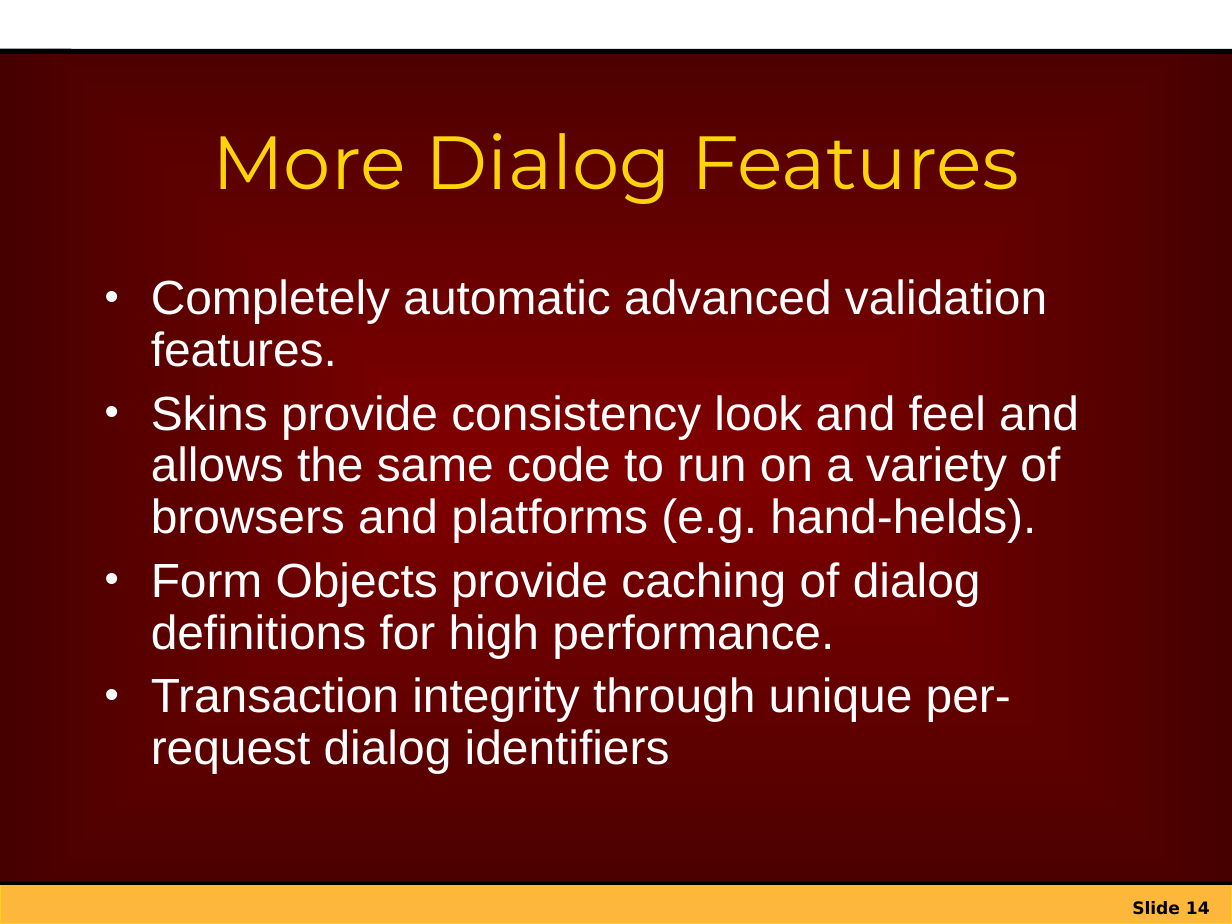
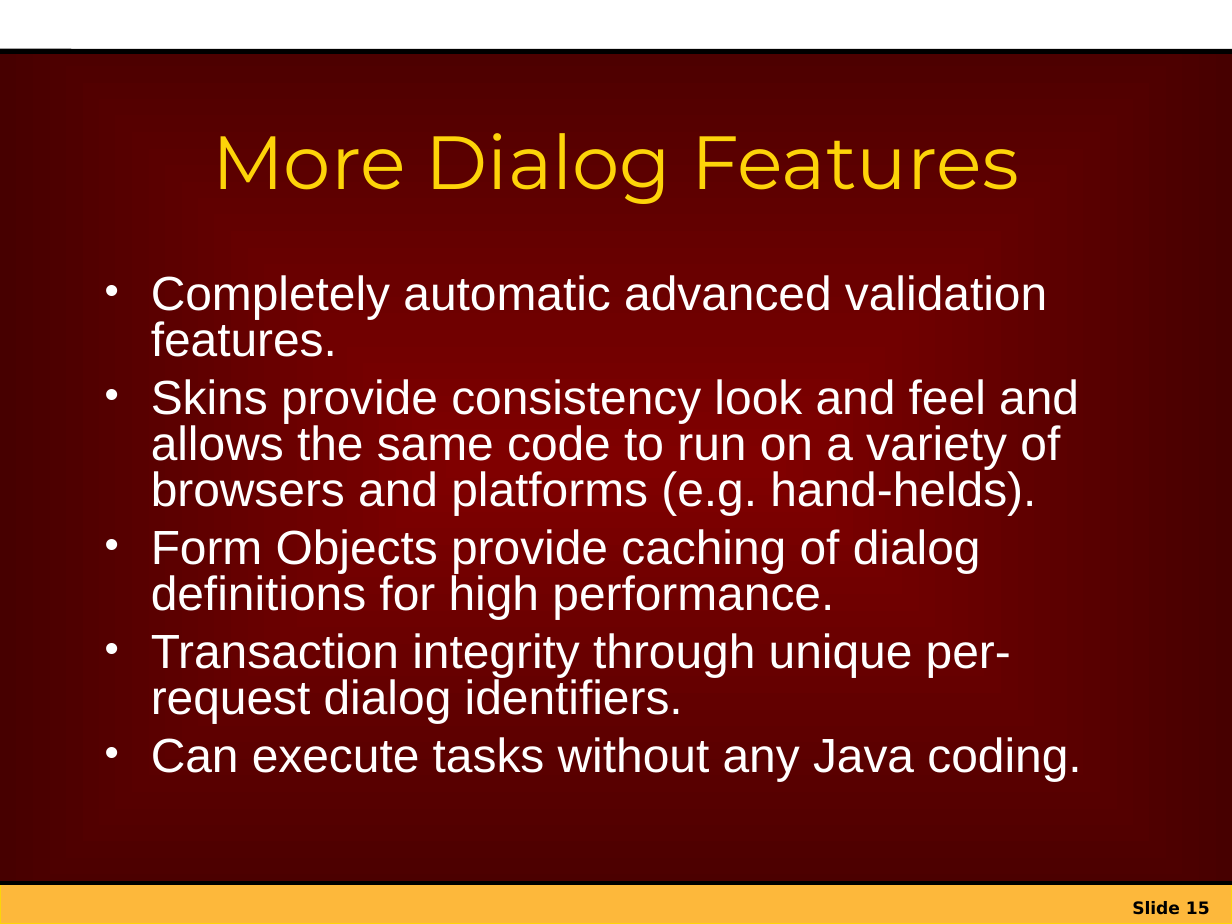
Before and after one commit to netspective/sparx-2001, a slide deck: slide 15 of Framework/web-shared/docs/project/Introduction_to_Sparx.ppt (slide 14 before the commit). Drawn at 1232x924 pixels with LibreOffice and Linux fonts; fonts in the diff are those of the drawing; background and template pictures are left out. Boxes give left, top, right and bottom in pixels: in the first picture for what was removed or moved away, otherwise in the second. Text is boxed around its words. In the diff, an @@ line names an element or a change of style, - is before the commit and + after.

```diff
--- a/Framework/web-shared/docs/project/Introduction_to_Sparx.ppt
+++ b/Framework/web-shared/docs/project/Introduction_to_Sparx.ppt
@@ text at [151, 275, 1079, 619]: line spacing 0.9 to 0.8 @@
@@ text at [151, 633, 1081, 781]: text changed @@
-• Transaction integrity through unique per-request dialog identifiers
+• Transaction integrity through unique per-request dialog identifiers.
+• Can execute tasks without any Java coding.
@@ page number at [1132, 901, 1210, 915]: text changed @@
-Slide 14
+Slide 15
```
Also in this commit, not shown: 5 other slides changed, 6 slides added.
